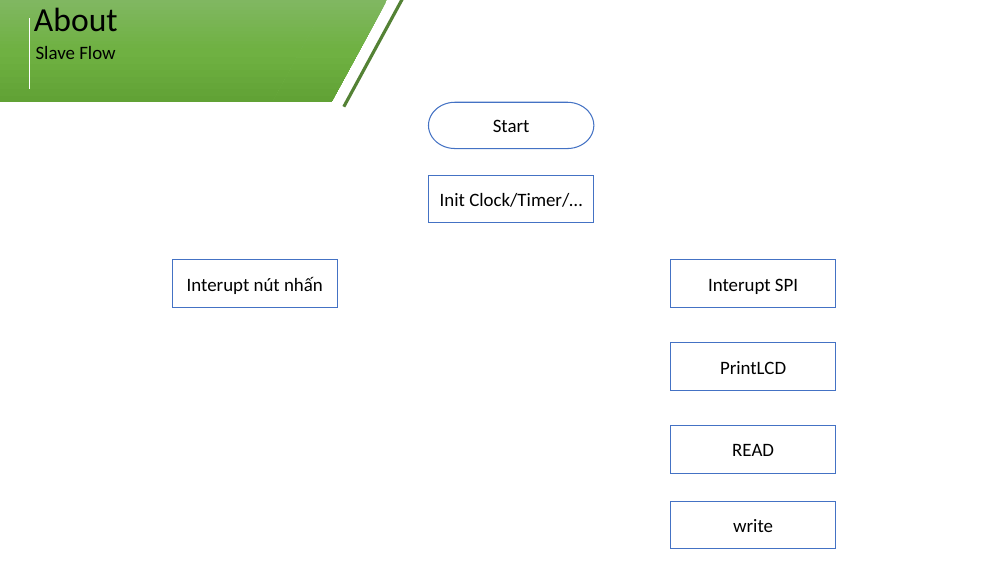
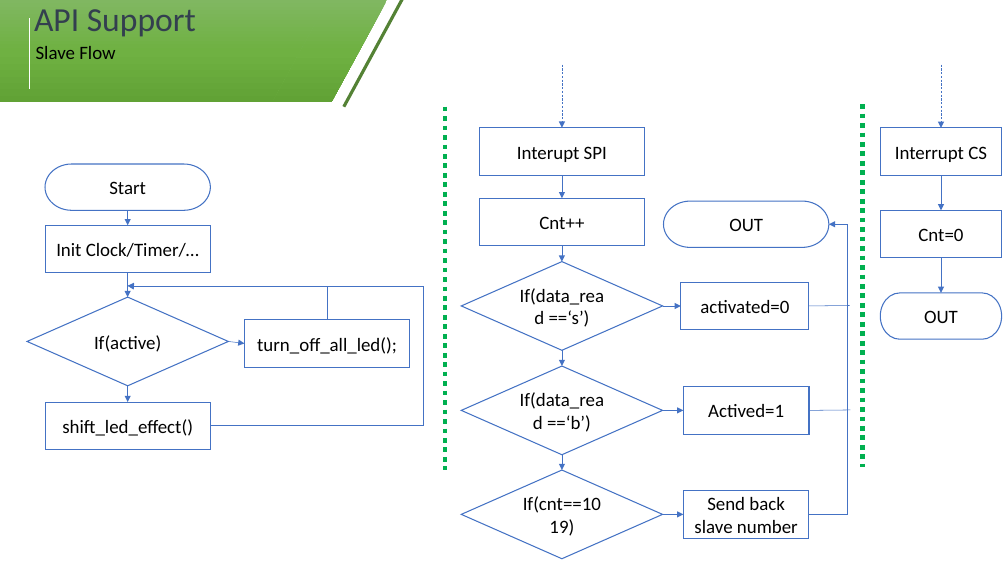
Before and after one commit to hoangphuc-fn/Finally-Assignment-AUTOSAR-, a slide deck: slide 13 of SPIDriver.pptx (slide 12 before the commit). Drawn at 1008x567 pixels with LibreOffice and Linux fonts; fonts in the diff are those of the drawing. Boxes give left, top, right and bottom in pixels: in the first picture for what was removed or moved away, otherwise in the second. Text is boxed around its words. In the diff, an @@ line names an element or a change of style, - is before the commit and + after.

```diff
--- a/SPIDriver.pptx
+++ b/SPIDriver.pptx
@@ text at (x1=34, y1=9, x2=196, y2=37): text changed; text colour #000000 to #333F50 @@
-About
+API Support
@@ line added from (445, 107) to (445, 470), #00B050 4.5 pt dashed @@
@@ line added from (863, 104) to (863, 467), #00B050 4.5 pt dashed @@
@@ rectangle "Interupt SPI" moved from (x1=671, y1=260, x2=836, y2=308) to (x1=479, y1=128, x2=645, y2=175) @@
@@ pill shape "Start" moved from (x1=429, y1=102, x2=594, y2=148) to (x1=45, y1=164, x2=211, y2=210) @@
@@ rectangle "Init Clock/Timer/…" moved from (x1=429, y1=175, x2=594, y2=223) to (x1=45, y1=225, x2=211, y2=273) @@
@@ rectangle removed at (x1=172, y1=260, x2=338, y2=308) @@
-Interupt nút nhấn
@@ group added at (x1=880, y1=65, x2=1002, y2=339): 3 arrows, 2 rectangles, 1 pill shape @@
+Interrupt CS
+Cnt=0
+OUT
@@ group added at (x1=27, y1=210, x2=423, y2=450): 4 arrows, 2 rectangles, 2 elbow arrows, 1 diamond @@
+If(active)
+shift_led_effect()
+turn_off_all_led();
@@ rectangle removed at (x1=671, y1=343, x2=836, y2=390) @@
-PrintLCD
@@ group added at (x1=461, y1=64, x2=851, y2=559): 8 arrows, 4 rectangles, 3 diamonds, 2 lines, 1 pill shape, 1 elbow arrow @@
+If(data_read ==‘s’)
+If(data_read ==‘b’)
+If(cnt==1019)
+Cnt++
+activated=0
+Actived=1
+Send back slave number
+OUT
@@ rectangle removed at (x1=671, y1=426, x2=836, y2=473) @@
-READ
@@ rectangle removed at (x1=671, y1=501, x2=836, y2=549) @@
-write
```
Also in this commit, not shown: 5 other slides changed, 7 slides added, 7 slides removed.
